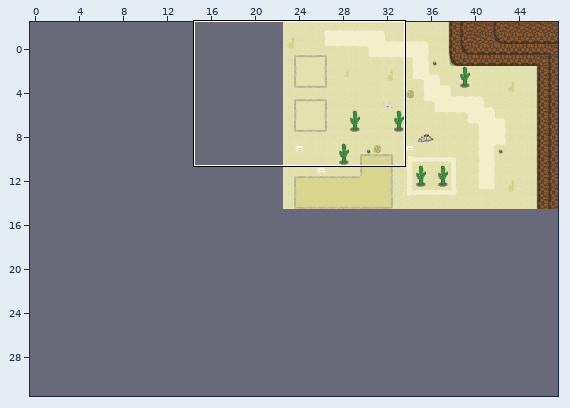
LDtk project: Assets/Sprites/Maps/Desert.ldtk. The first picture is a wide view before the edit; the outline marks the close-up.
Close-up. Earlier state:
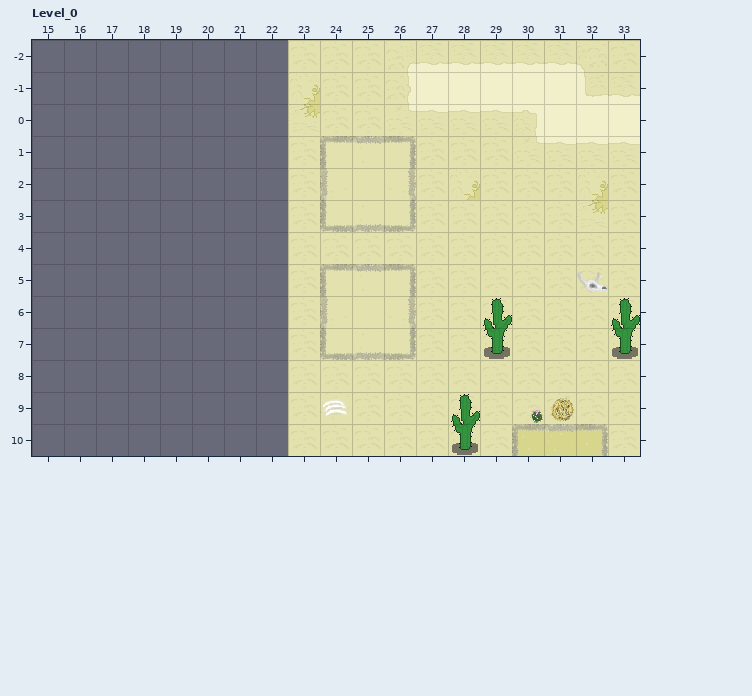
Cells are 32x32 px. Shown: Level_0 x 15..33, y -2..10. The commit also changed other parts of the map, which this record leaves out. The old version is drawn lined up with the new one.
New version:
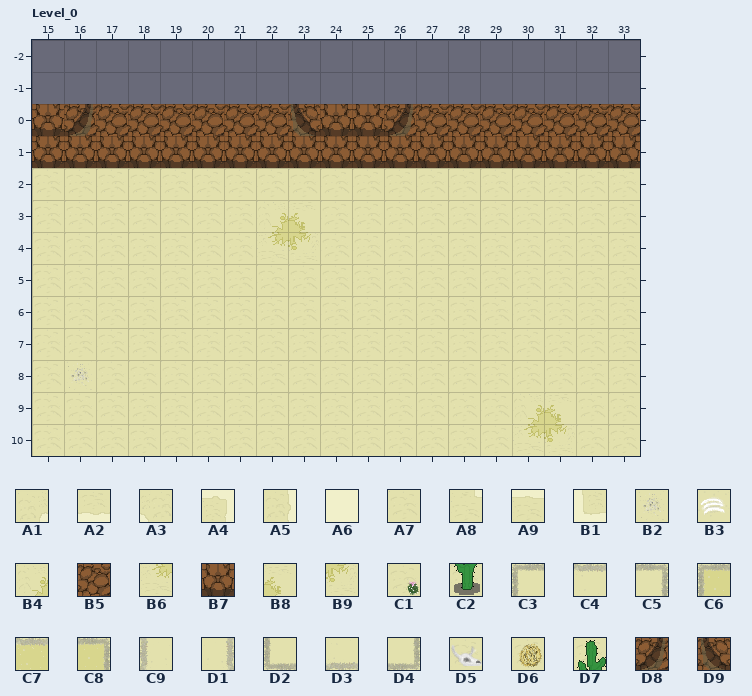
Key: from "Desert_3_": A1 0, A2 1, A3 2, A4 5, A5 13, A6 14, A7 17, A8 26, A9 27, B1 29, B2 32, B3 48, B4 81, B5 85, B6 94, B7 99, B8 154, B9 179, C1 17 under 104, C2 17 under 105, C3 17 under 39, C4 17 under 40, C5 17 under 41, C6 17 under 42, C7 17 under 43, C8 17 under 44, C9 17 under 52, D1 17 under 54, D2 17 under 65, D3 17 under 66, D4 17 under 67, D5 17 under 80, D6 17 under 91, D7 17 under 92, D8 85 under 158, D9 85 under 97.
__ is an empty cell.
From old to new:
map size 25x17 -> 47x32 cells (old content now starts at 23,-2; both pictures use the new coordinates)
Layer "Tiles":
The author changed tile B3 to tile A7 in row 9 at x 24.
The author changed tile B4 to tile A7 in row 2 at x 28 and 32.
The author changed tile B6 to tile A7 in row 3 at x 32.
The author changed tile C2 to tile A7 in row 7 at x 29 and 33; in row 10 at x 28.
The author changed tile C3 to tile A7 in row 5 at x 24.
The author changed tile C4 to tile A7 in row 5 at x 25.
The author changed tile C5 to tile A7 in row 5 at x 26.
The author changed tile C8 to tile A7 in row 10 at x 32.
The author changed tile C9 to tile A7 in row 2 at x 24; in row 6 at x 24.
The author changed tile D1 to tile A7 in row 2 at x 26; in row 6 at x 26.
The author changed tile D2 to tile A7 in row 3 at x 24; in row 7 at x 24.
The author changed tile D3 to tile A7 in row 3 at x 25; in row 7 at x 25.
The author changed tile D4 to tile A7 in row 3 at x 26; in row 7 at x 26.
The author changed tile D5 to tile A7 in row 5 at x 32.
The author changed tile D7 to tile A7 in row 6 at x 29 and 33; in row 9 at x 28.
Tile A7 now appears in row 2 at x 15 to 22; in rows 3 to 4 at x 15 to 21; in rows 5 to 7 at x 15 to 22; in row 8 at x 15 and 17 to 22; in rows 9 to 10 at x 15 to 22.
Tile B2 now appears in row 8 at x 16.
The author changed tile C1 to tile B4 in row 9 at x 30.
Tile B4 now appears in row 3 at x 22.
The author changed tile A4 to tile B5 in row 0 at x 30.
The author changed tile A6 to tile B5 in row 0 at x 31 to 33.
The author changed tile A9 to tile B5 in row 0 at x 27 to 29.
Tile B5 now appears in row 0 at x 17 to 22.
The author changed tile C6 to tile B6 in row 10 at x 30.
Tile B6 now appears in row 4 at x 22.
The author changed tile A7 to tile B7 in row 0 at x 24 to 25; in row 1 at x 23 and 27 to 29.
The author changed tile A8 to tile B7 in row 1 at x 30.
The author changed tile A9 to tile B7 in row 1 at x 31 to 33.
The author changed tile C3 to tile B7 in row 1 at x 24.
The author changed tile C4 to tile B7 in row 1 at x 25.
The author changed tile C5 to tile B7 in row 1 at x 26.
Tile B7 now appears in row 0 at x 15; in row 1 at x 15 to 22.
The author changed tile A7 to tile B8 in row 3 at x 23.
The author changed tile D6 to tile B8 in row 9 at x 31.
The author changed tile A7 to tile B9 in row 4 at x 23.
The author changed tile C7 to tile B9 in row 10 at x 31.
The author changed tile A8 to tile D8 in row 0 at x 26.
Tile D8 now appears in row 0 at x 16.
The author changed tile B6 to tile D9 in row 0 at x 23.
The edit erases tile A1 in row -2 at x 26.
The edit erases tile A2 in row -2 at x 27 to 31; in row -1 at x 33.
The edit erases tile A3 in row -2 at x 32.
The edit erases tile A5 in row -1 at x 26.
The edit erases tile A6 in row -1 at x 27 to 31.
The edit erases tile A7 in row -2 at x 23 to 25 and 33; in row -1 at x 24 to 25.
The edit erases tile B1 in row -1 at x 32.
The edit erases tile B4 in row -1 at x 23.
